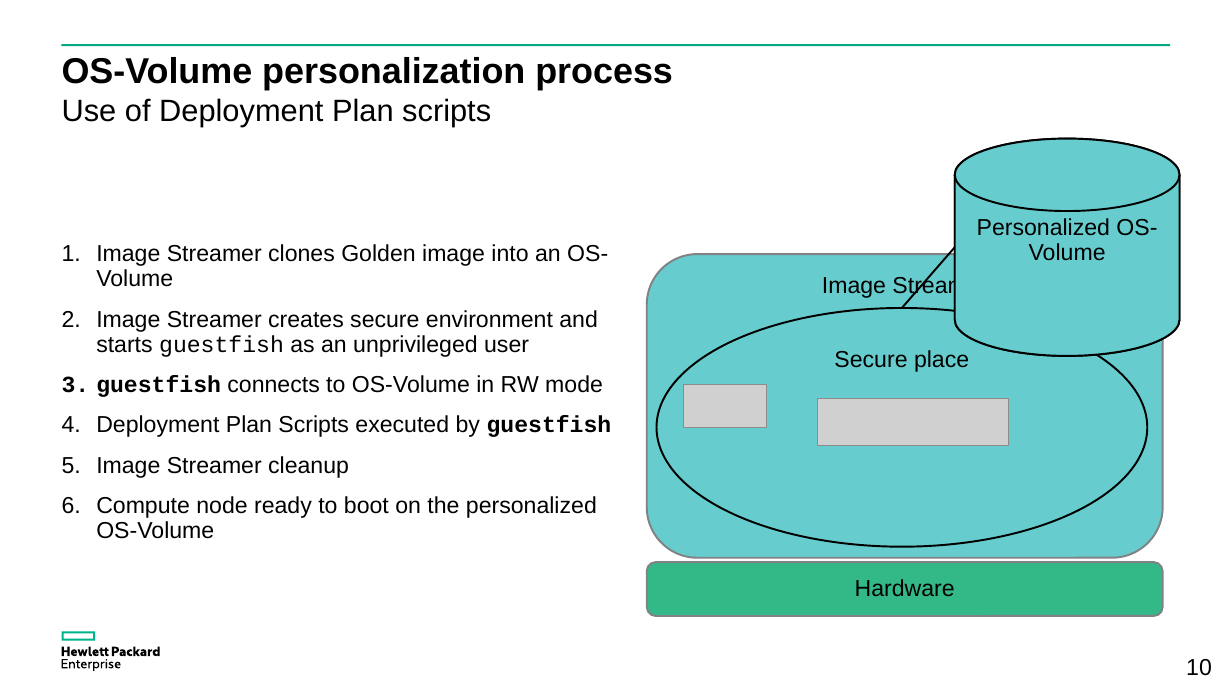
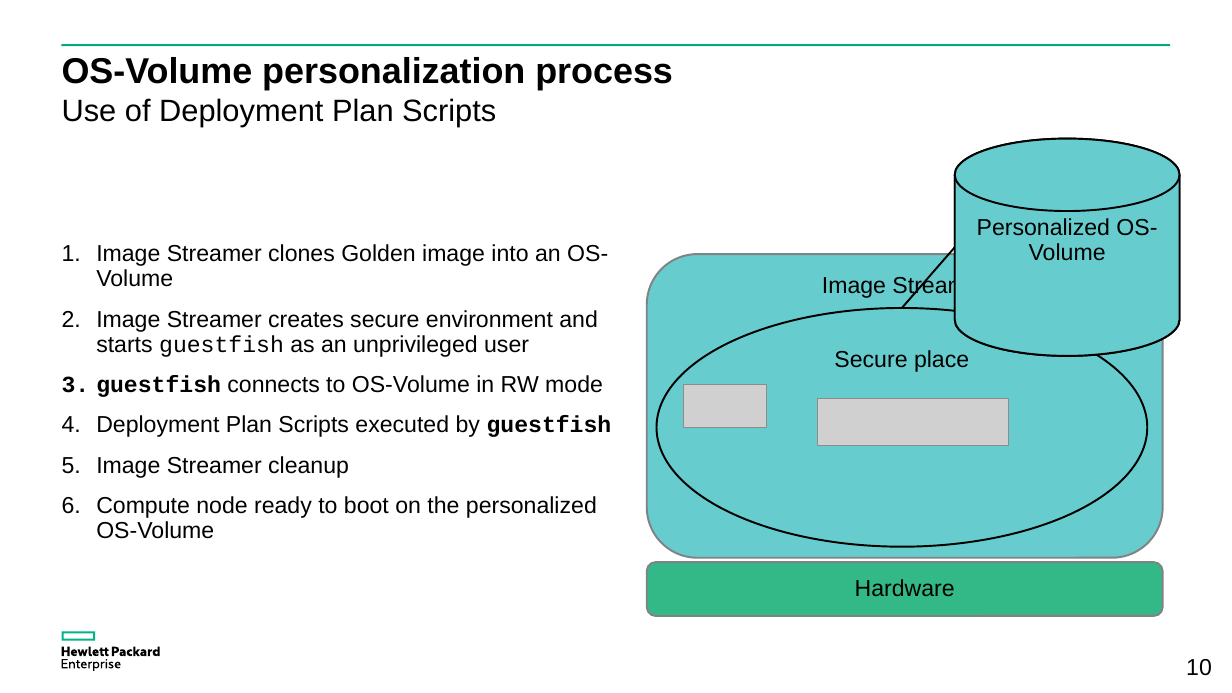
Before and after one commit to donzef/image-streamer-linux, a slide deck: slide 10 of docs/Guestfish-and-ImageStreamer.ppsx. Drawn at 1232x693 pixels with LibreOffice and Linux fonts; fonts in the diff are those of the drawing; grey boxes stand for pictures. Boxes give left, top, right and bottom in pixels: in the first picture for what was removed or moved away, otherwise in the second. Text is boxed around its words. In the diff, an @@ line names an element or a change of style, - is before the commit and + after.

Commit message:
Fixed typos

```diff
--- a/docs/Guestfish-and-ImageStreamer.ppsx
+++ b/docs/Guestfish-and-ImageStreamer.ppsx
@@ text at (x1=62, y1=98, x2=496, y2=126): text changed @@
-Use of Deployment Plan scripts
+Use of Deployment Plan Scripts
```
Also in this commit, not shown: 1 other slide changed.
